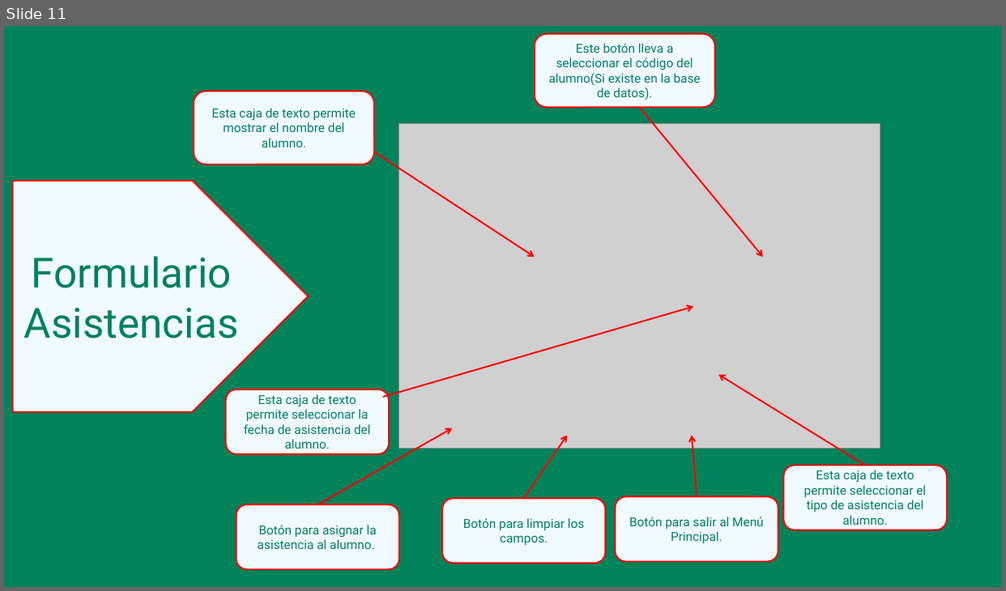
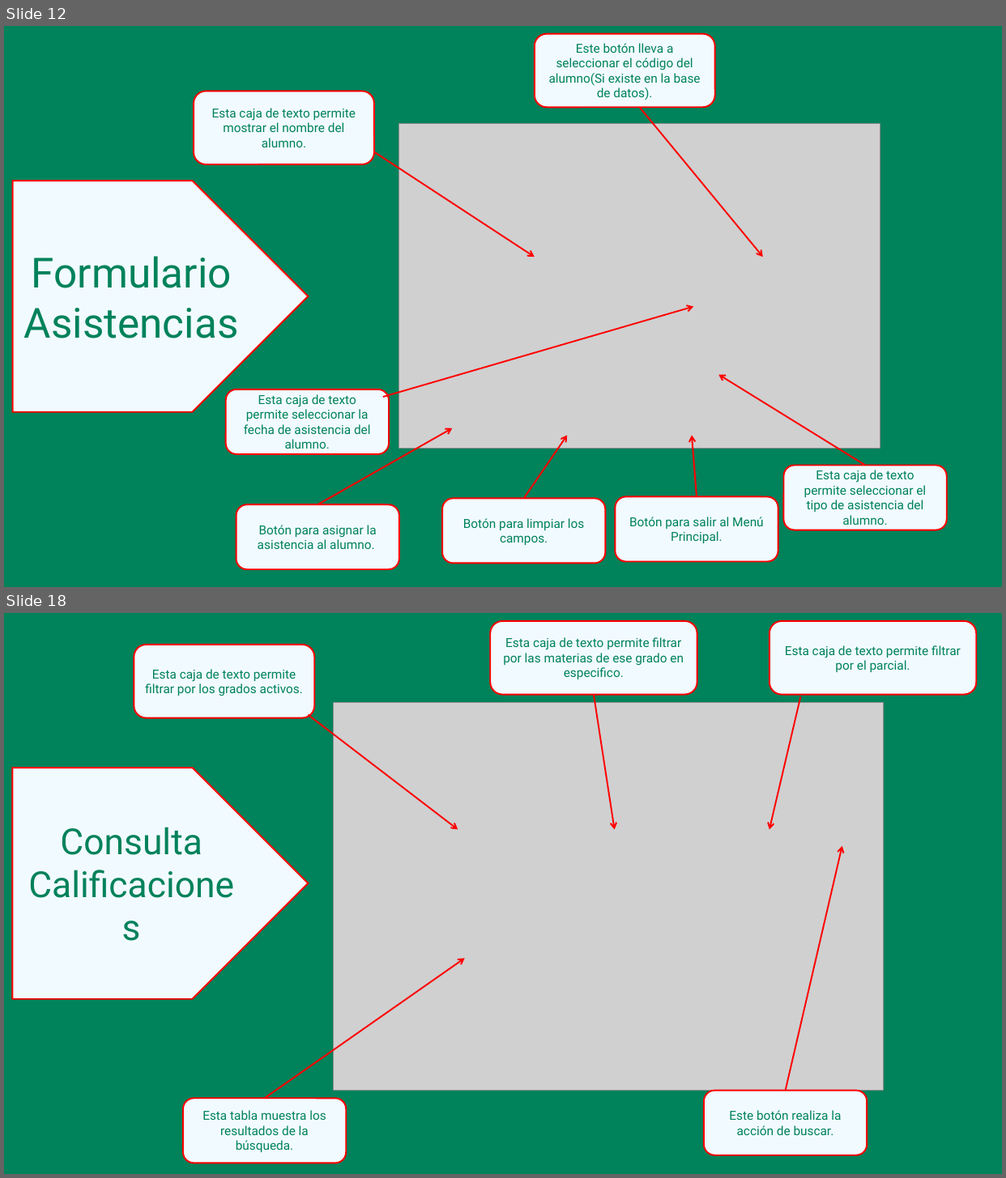
Before and after one commit to SamuelMedina07/ProyectoColegioSala1, a slide deck: ManualUsuario.pptx. Shown one above the other, each under a label of ours: slide 11 before the commit, slides 12 and 18 after it; the slides between them are not shown. The pictures are 1006x591 and 1006x1178 pixels, drawn with LibreOffice and Linux fonts; fonts in the diff are those of the drawing; grey boxes stand for pictures. Boxes give left, top, right and bottom in pixels: in the first picture for what was removed or moved away, otherwise in the second. Text is boxed around its words. In the diff, an @@ line names an element or a change of style, - is before the commit and + after.

```diff
--- a/ManualUsuario.pptx
+++ b/ManualUsuario.pptx
@@ slide 18 added at <box>4,613,1002,1174</box>, background #00825A @@
@@ rounded rectangle added at <box>491,621,697,695</box>, fill #F1FAFF, outline #FF0000 1.5 pt, 12 pt, text #00825A @@
+Esta caja de texto permite filtrar por las materias de ese grado en especifico.
@@ rounded rectangle added at <box>769,621,977,695</box>, fill #F1FAFF, outline #FF0000 1.5 pt, 12 pt, text #00825A @@
+Esta caja de texto permite filtrar por el parcial.
@@ rounded rectangle added at <box>134,645,315,717</box>, fill #F1FAFF, outline #FF0000 1.5 pt, 12 pt, text #00825A @@
+Esta caja de texto permite filtrar por los grados activos.
@@ picture added at <box>334,702,884,1091</box> @@
@@ arrow added from (594, 695) to (615, 829), #FF0000 1.5 pt @@
@@ arrow added from (800, 697) to (769, 829), #FF0000 1.5 pt @@
@@ arrow added from (308, 715) to (458, 829), #FF0000 1.5 pt @@
@@ pentagon arrow added at <box>12,768,308,999</box>, fill #F1FAFF, outline #FF0000 1.5 pt, 34.6 pt, text #00825A @@
+Consulta Calificaciones
@@ arrow added from (786, 1091) to (842, 845), #FF0000 1.5 pt @@
@@ arrow added from (265, 1099) to (464, 958), #FF0000 1.5 pt @@
@@ rounded rectangle added at <box>704,1091,867,1156</box>, fill #F1FAFF, outline #FF0000 1.5 pt, 12 pt, text #00825A @@
+Este botón realiza la acción de buscar.
@@ rounded rectangle added at <box>183,1099,346,1164</box>, fill #F1FAFF, outline #FF0000 1.5 pt, 12 pt, text #00825A @@
+Esta tabla muestra los resultados de la búsqueda.
@@ what was slide 11 is now slide 12 @@
```
Also in this commit, not shown: 9 slides changed, 5 other slides added.
